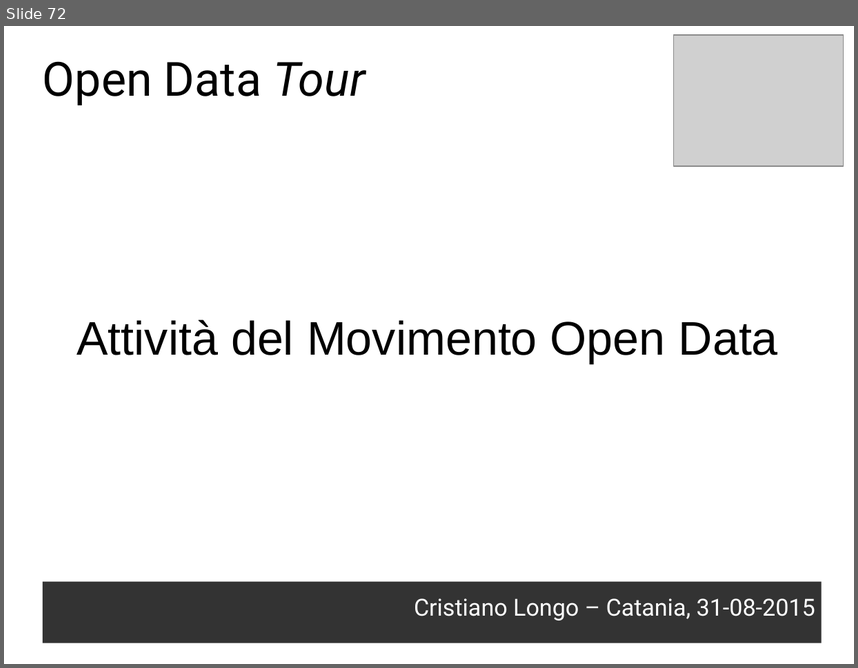
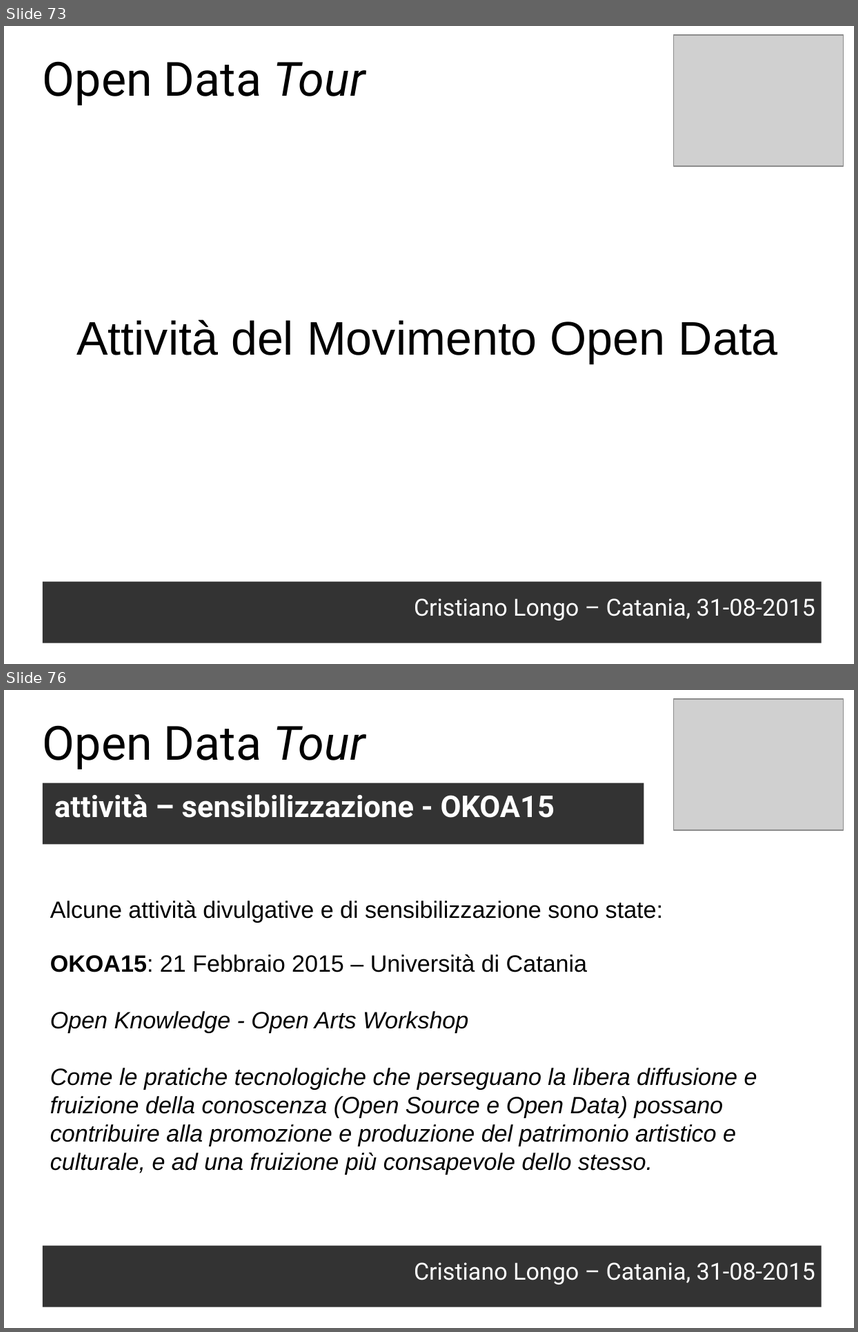
Before and after one commit to opendatahacklab/opendatatour, a slide deck: slides/odt_cope_31082015.odp. Shown one above the other, each under a label of ours: slide 72 before the commit, slides 73 and 76 after it; the slides between them are not shown. The pictures are 858x668 and 858x1332 pixels, drawn with LibreOffice and Linux fonts; fonts in the diff are those of the drawing; grey boxes stand for pictures. Boxes give left, top, right and bottom in pixels: in the first picture for what was removed or moved away, otherwise in the second. Text is boxed around its words. In the diff, an @@ line names an element or a change of style, - is before the commit and + after.

```diff
--- a/slides/odt_cope_31082015.odp
+++ b/slides/odt_cope_31082015.odp
@@ slide 76 added at box(4, 690, 854, 1328), background #FFFFFF @@
@@ picture added at box(675, 699, 844, 830) @@
@@ text added at box(43, 725, 366, 769), 44 pt, text #000000 @@
+Open Data Tour
@@ text added at box(43, 783, 644, 845), fill #333333, 28 pt, text #FFFFFF, bold @@
+attività – sensibilizzazione - OKOA15
@@ text added at box(50, 900, 663, 922), 22 pt, text #000000 @@
+Alcune attività divulgative e di sensibilizzazione sono state:
@@ text added at box(50, 954, 757, 1174), 22 pt, text #000000, italic @@
+OKOA15: 21 Febbraio 2015 – Università di Catania
+Open Knowledge - Open Arts Workshop
+Come le pratiche tecnologiche che perseguano la libera diffusione e fruizione della conoscenza (Open Source e Open Data) possano contribuire alla promozione e produzione del patrimonio artistico e culturale, e ad una fruizione più consapevole dello stesso.
@@ text added at box(43, 1245, 822, 1306), fill #333333, 22 pt, text #FFFFFF @@
+Cristiano Longo – Catania, 31-08-2015
@@ what was slide 72 is now slide 73 @@
```
Also in this commit, not shown: 1 slide changed, 10 other slides added, 1 slide removed, 2 other files.
